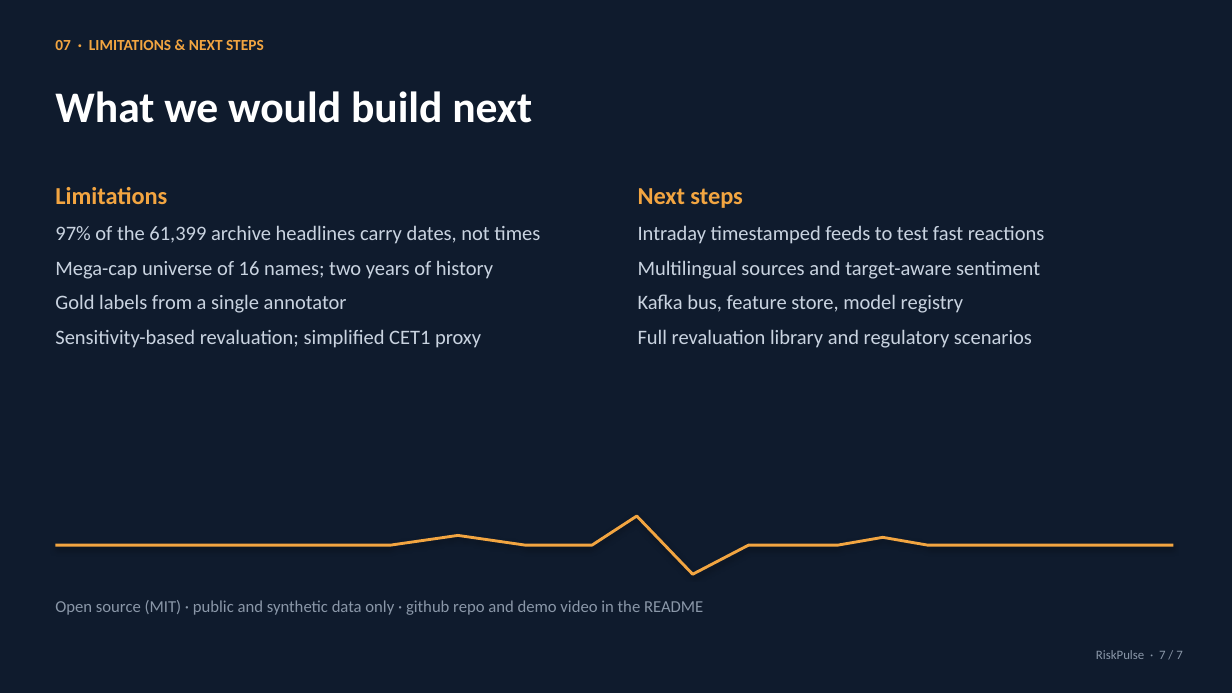
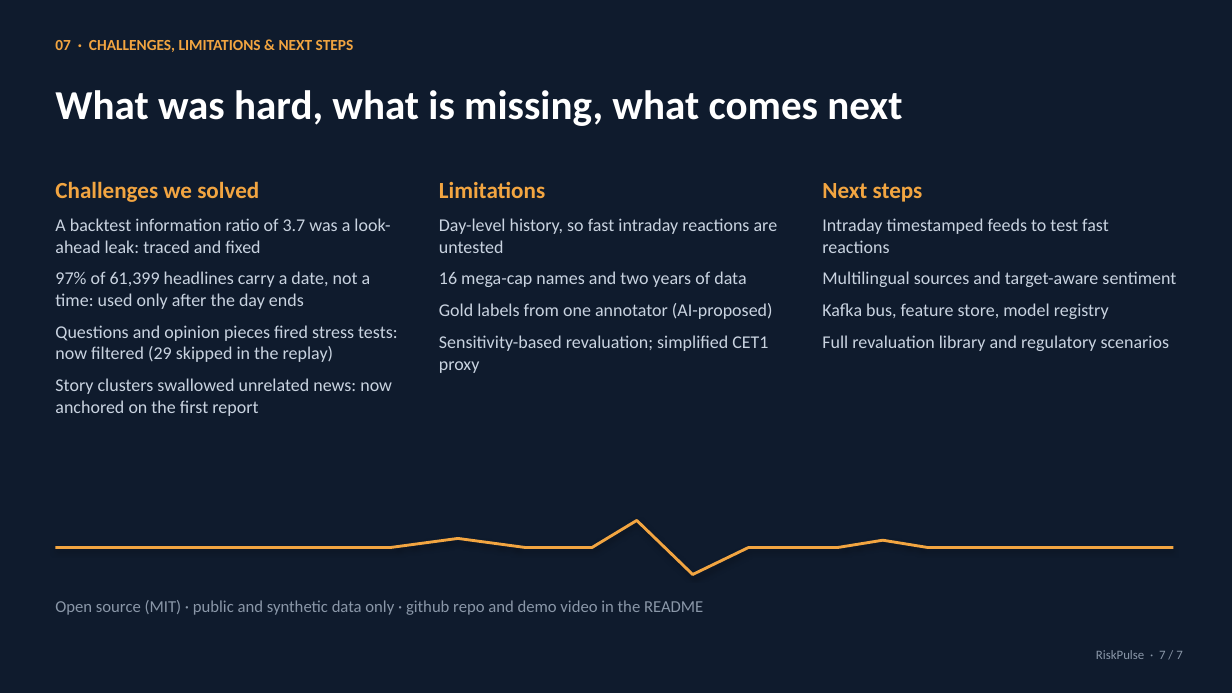
Before and after one commit to Realmer01/iitkgp-anish-karthik-ayyagari-hackathon, a slide deck: slide 7 of docs/presentation.pptx. Drawn at 1232x693 pixels with LibreOffice and Linux fonts; fonts in the diff are those of the drawing. Boxes give left, top, right and bottom in pixels: in the first picture for what was removed or moved away, otherwise in the second. Text is boxed around its words. In the diff, an @@ line names an element or a change of style, - is before the commit and + after.

Commit message:
docs(deck): add the challenges we solved to the last slide
The problem statement asks the presentation to cover architecture,
challenges and results; slide 7 now lists the look-ahead leak, date-only
timestamps, commentary-triggered stress tests and over-merged story
clusters next to the limitations and next steps.

```diff
--- a/docs/presentation.pptx
+++ b/docs/presentation.pptx
@@ text at [55, 40, 354, 52]: text changed @@
-07 · LIMITATIONS & NEXT STEPS
+07 · CHALLENGES, LIMITATIONS & NEXT STEPS
@@ text at [55, 90, 902, 126]: text changed; size 34 to 32 pt @@
-What we would build next
+What was hard, what is missing, what comes next
@@ text "Limitations": place and size @@
-text "Limitations" at [55, 187, 540, 348]
+text "Limitations" at [439, 182, 778, 373]
@@ text "Next steps": place and size @@
-text "Next steps" at [638, 188, 1044, 348]
+text "Next steps" at [822, 183, 1176, 351]
@@ text "Next steps" at [822, 183, 1176, 351]: size 19 to 18 pt in "Next steps"; size 16 to 14 pt @@
@@ text added at [55, 181, 397, 416], 14 pt, text #C9D3E0 @@
+Challenges we solved
+A backtest information ratio of 3.7 was a look-ahead leak: traced and fixed
+97% of 61,399 headlines carry a date, not a time: used only after the day ends
+Questions and opinion pieces fired stress tests: now filtered (29 skipped in the replay)
+Story clusters swallowed unrelated news: now anchored on the first report
@@ text at [439, 182, 768, 373]: size 19 to 18 pt in "Limitations"; size 16 to 14 pt in "Sensitivity-based revaluation; simplified CET1 proxy" @@
@@ text at [439, 218, 778, 319]: text changed; size 16 to 14 pt @@
-97% of the 61,399 archive headlines carry dates, not times
-Mega-cap universe of 16 names; two years of history
-Gold labels from a single annotator
+Day-level history, so fast intraday reactions are untested
+16 mega-cap names and two years of data
+Gold labels from one annotator (AI-proposed)
@@ freeform shape: place and size @@
-freeform shape at [55, 516, 1174, 574]
+freeform shape at [55, 520, 1174, 574]
```
Also in this commit, not shown: 3 other files.
